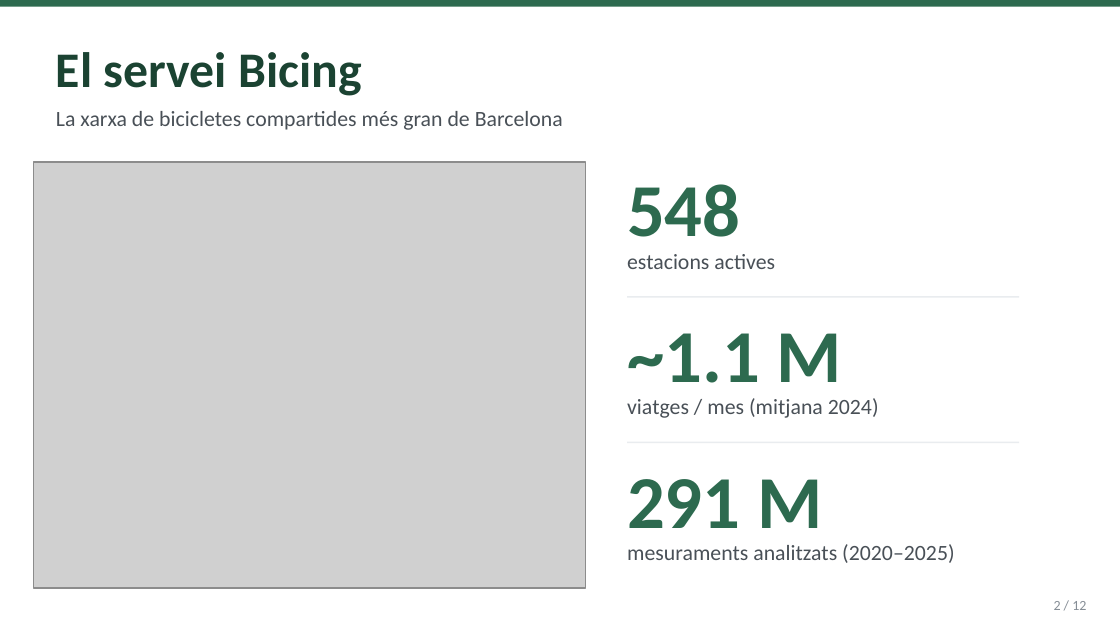
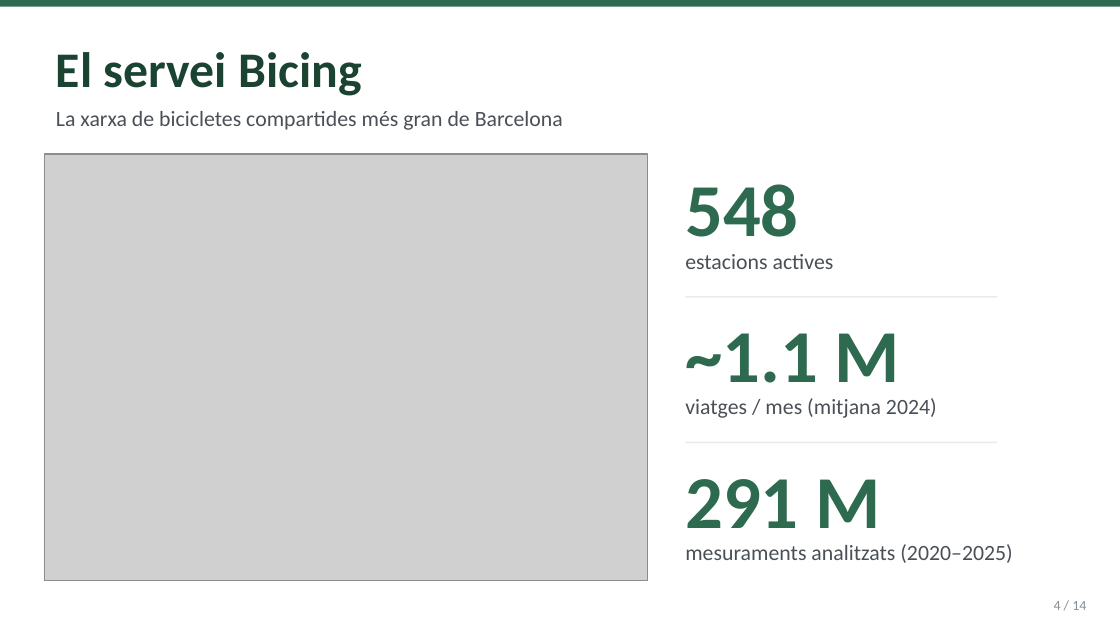
Before and after one commit to VanePla/Projectes-ITCib, a slide deck: slide 4 of SPRINT_13_Projecte_Final/Projecte_bicing.pptx (slide 2 before the commit). Drawn at 1120x630 pixels with LibreOffice and Linux fonts; fonts in the diff are those of the drawing; grey boxes stand for pictures. Boxes give left, top, right and bottom in pixels: in the first picture for what was removed or moved away, otherwise in the second. Text is boxed around its words. In the diff, an @@ line names an element or a change of style, - is before the commit and + after.

```diff
--- a/SPRINT_13_Projecte_Final/Projecte_bicing.pptx
+++ b/SPRINT_13_Projecte_Final/Projecte_bicing.pptx
@@ picture resized from (x1=34, y1=162, x2=586, y2=589) to (x1=44, y1=153, x2=646, y2=580) @@
@@ text "548" moved from (x1=627, y1=184, x2=740, y2=237) to (x1=685, y1=184, x2=798, y2=237) @@
@@ text "estacions actives" moved from (x1=627, y1=254, x2=775, y2=269) to (x1=685, y1=254, x2=834, y2=269) @@
@@ line moved from (627, 297) - (1019, 297) to (685, 297) - (997, 297) @@
@@ text "~1.1 M" moved from (x1=627, y1=333, x2=842, y2=400) to (x1=685, y1=333, x2=900, y2=400) @@
@@ text "viatges / mes (mitjana 2024)" moved from (x1=627, y1=398, x2=879, y2=418) to (x1=685, y1=398, x2=937, y2=418) @@
@@ line moved from (627, 442) - (1019, 442) to (685, 442) - (997, 442) @@
@@ text "291 M" moved from (x1=627, y1=479, x2=822, y2=528) to (x1=685, y1=479, x2=881, y2=528) @@
@@ text "mesuraments analitzats (2020–2025)" moved from (x1=627, y1=544, x2=954, y2=563) to (x1=685, y1=544, x2=1012, y2=563) @@
@@ text at (x1=1054, y1=601, x2=1086, y2=610): text changed @@
-2 / 12
+4 / 14
```
Also in this commit, not shown: 9 other slides changed, 2 slides added, 7 other files.
